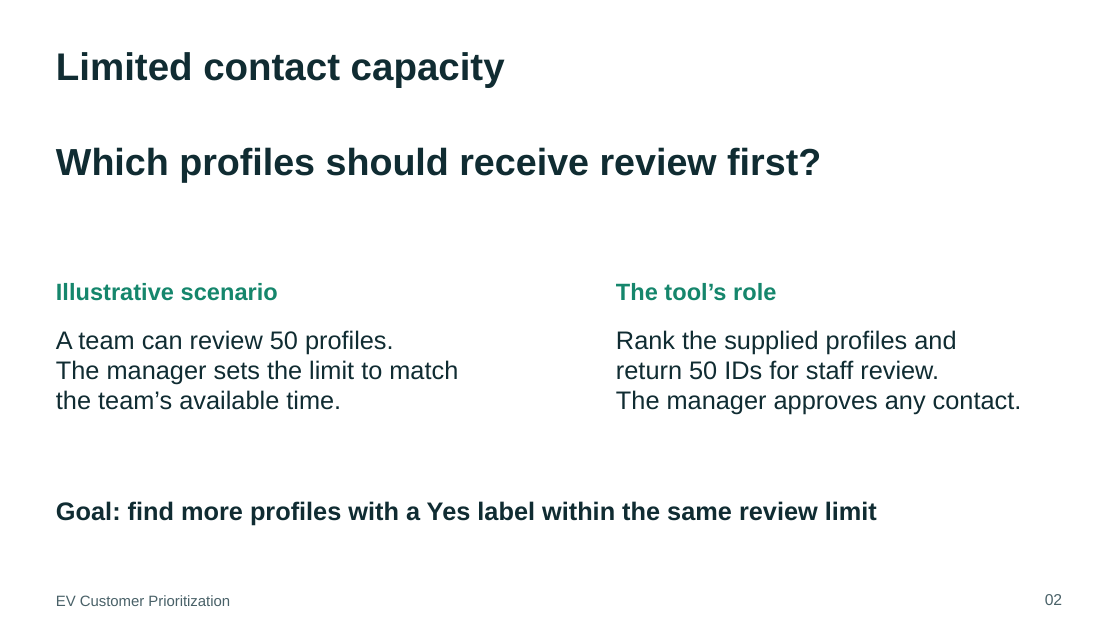
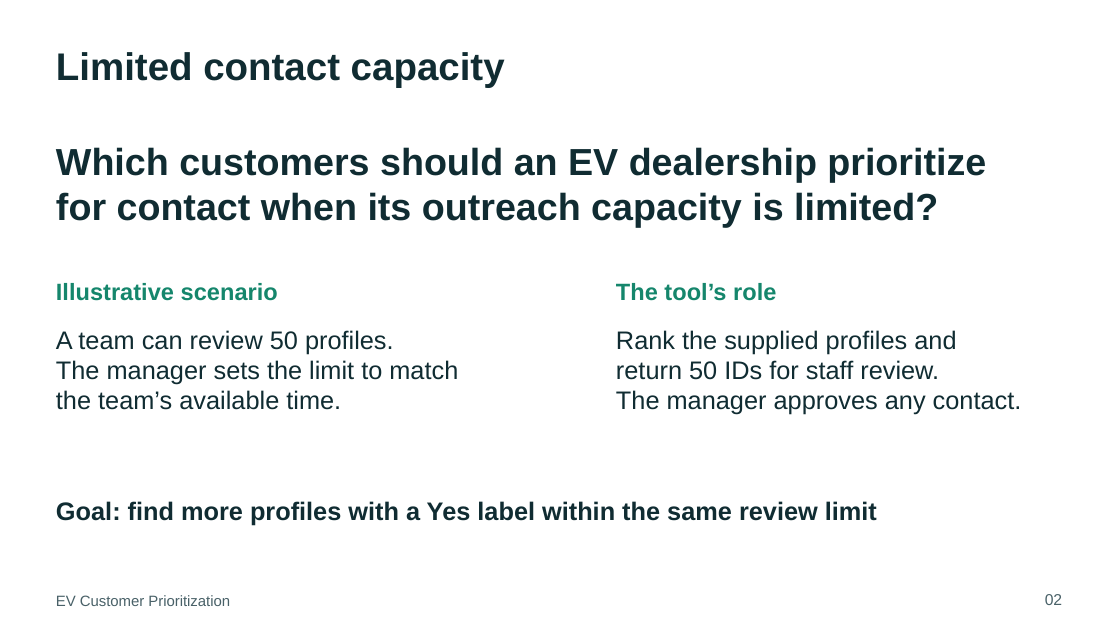
Before and after one commit to Nuquynhchaunguyen/ev-customer-prioritization, a slide deck: slide 2 of docs/P2/EV_Customer_Prioritization_Stakeholder_Presentation.pptx. Drawn at 1120x630 pixels with LibreOffice and Linux fonts; fonts in the diff are those of the drawing. Boxes give left, top, right and bottom in pixels: in the first picture for what was removed or moved away, otherwise in the second. Text is boxed around its words. In the diff, an @@ line names an element or a change of style, - is before the commit and + after.

Commit message:
Frame project question around dealership contact priorities

```diff
--- a/docs/P2/EV_Customer_Prioritization_Stakeholder_Presentation.pptx
+++ b/docs/P2/EV_Customer_Prioritization_Stakeholder_Presentation.pptx
@@ text at (56,147,986,227): text changed @@
-Which profiles should receive review first?
+Which customers should an EV dealership prioritize for contact when its outreach capacity is limited?
```
Also in this commit, not shown: 7 other files.
